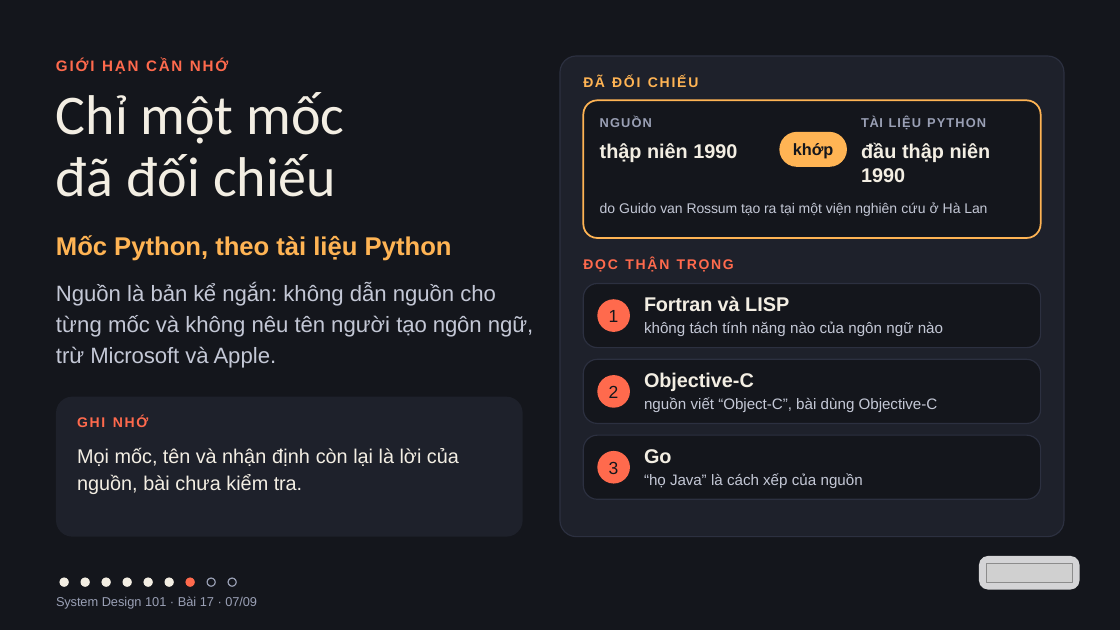
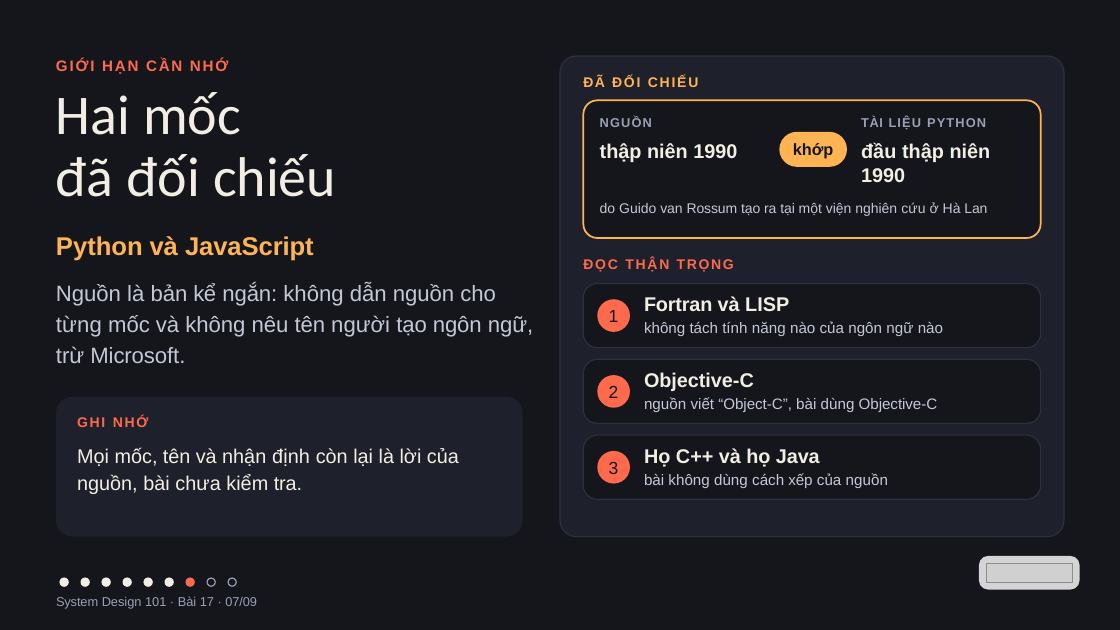
Before and after one commit to vohoailinh90/tool-marketing-studio, a slide deck: slide 7 of system-design-101/vi/lessons/sd-10-017/slides/sd-10-017.pptx. Drawn at 1120x630 pixels with LibreOffice and Linux fonts; fonts in the diff are those of the drawing; grey boxes stand for pictures. Boxes give left, top, right and bottom in pixels: in the first picture for what was removed or moved away, otherwise in the second. Text is boxed around its words. In the diff, an @@ line names an element or a change of style, - is before the commit and + after.

```diff
--- a/system-design-101/vi/lessons/sd-10-017/slides/sd-10-017.pptx
+++ b/system-design-101/vi/lessons/sd-10-017/slides/sd-10-017.pptx
@@ text at [56,92,241,135]: text changed @@
-Chỉ một mốc
+Hai mốc
@@ text at [56,236,314,261]: text changed @@
-Mốc Python, theo tài liệu Python
+Python và JavaScript
@@ text at [56,283,534,363]: text changed @@
-Nguồn là bản kể ngắn: không dẫn nguồn cho từng mốc và không nêu tên người tạo ngôn ngữ, trừ Microsoft và Apple.
+Nguồn là bản kể ngắn: không dẫn nguồn cho từng mốc và không nêu tên người tạo ngôn ngữ, trừ Microsoft.
@@ text at [644,448,820,467]: text changed @@
-Go
+Họ C++ và họ Java
@@ text at [644,473,888,488]: text changed @@
-“họ Java” là cách xếp của nguồn
+bài không dùng cách xếp của nguồn
```
Also in this commit, not shown: 7 other slides changed, 4 other files.
